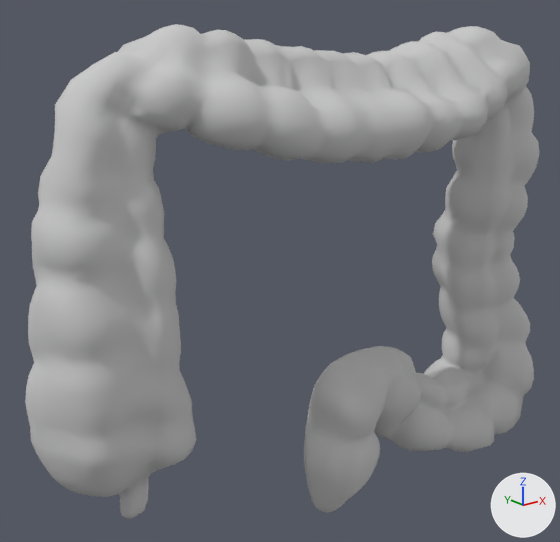
The FBX model art199_PatientZero/Assets/Art/Models/_M_P_LargeIntestine.fbx: old version first, new version second.
Rendered twice from a camera (50 mm lens) standing at (-0.605, -0.66, 0.28) and looking at (-0.053, 0.029, 0.005). The axes (+X, +Y, +Z) are drawn at lower right. The lights are the same throughout. Where no turn or scale is listed for an object, it has been applied to the vertices.

In view in the first picture: 'LargeIntestine_Low_Geo'.
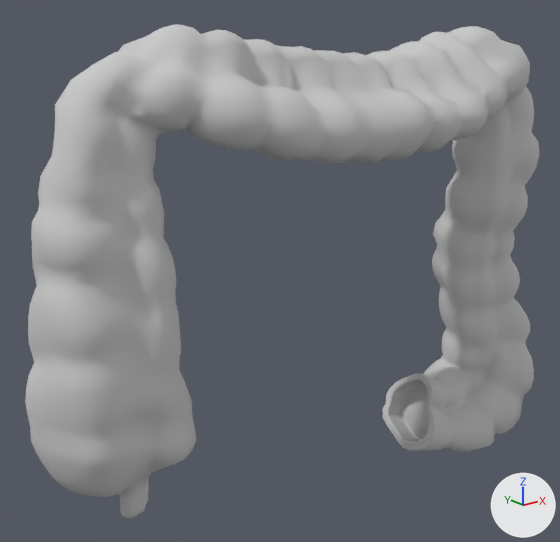
The newer file is also turned or shifted as a whole; pictures and numbers use the older file's frame.

Changed parts and their boxes (x1, y1, x2, y2) in the pictures (560 x 542 px):
```json
{"part": 1, "of": "me_mesh", "change": "cut back", "before": [304, 346, 420, 512], "after": [409, 383, 430, 439]}
```

Scene script edits in JSON lines:
```json
{"block": "me_mesh", "where": "# used by ob_largeintestine_low_geo; location = (0.0, 0.0, 0.0)"}
{"op": "remove", "block": "me_mesh", "code": "me_mesh.from_pydata(...)  # 5541 vertices, 5554 faces; spans x -0.377..0.357, y -0.105..0.073, z -0.328..0.284"}
{"op": "add", "block": "me_mesh", "code": "me_mesh.from_pydata(...)  # 4351 vertices, 4364 faces; spans x -0.377..0.357, y -0.105..0.073, z -0.291..0.284"}
{"block": "me_mesh", "change": "me_mesh part 1: 142 vertices moved from x 0.106..0.149, y -0.058..0.037, z -0.278..-0.155 to x 0.134..0.189, y -0.052..0.031, z -0.281..-0.18; 1193 vertices removed from x -0.044..0.137, y -0.061..0.035, z -0.328..-0.115; 3 vertices added at x 0.168..0.188, y -0.007..-0.003, z -0.26..-0.213"}
```
